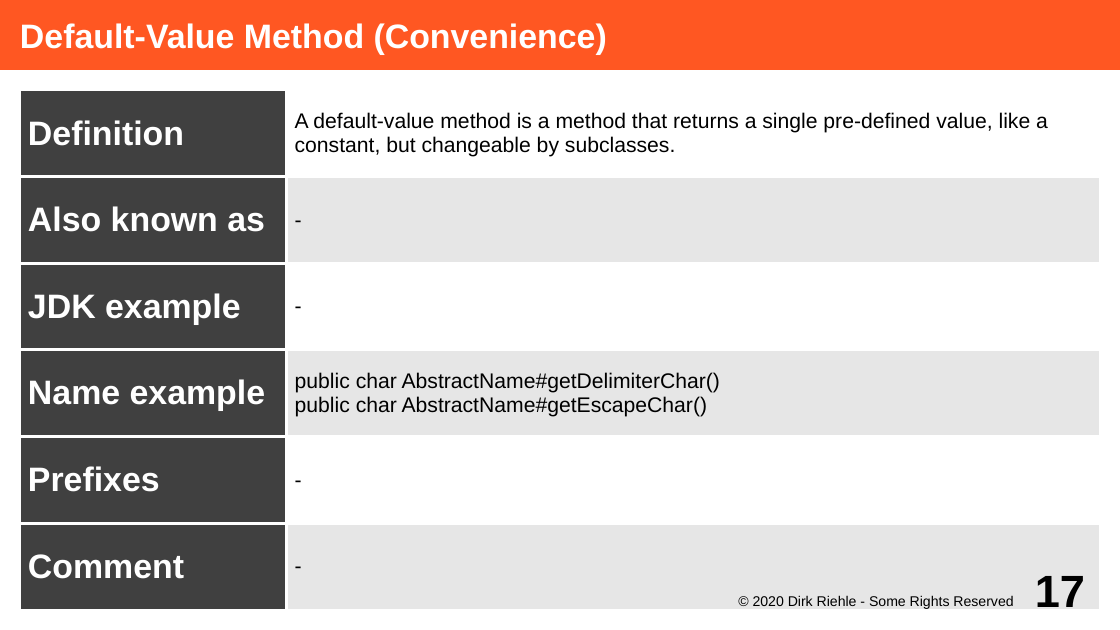
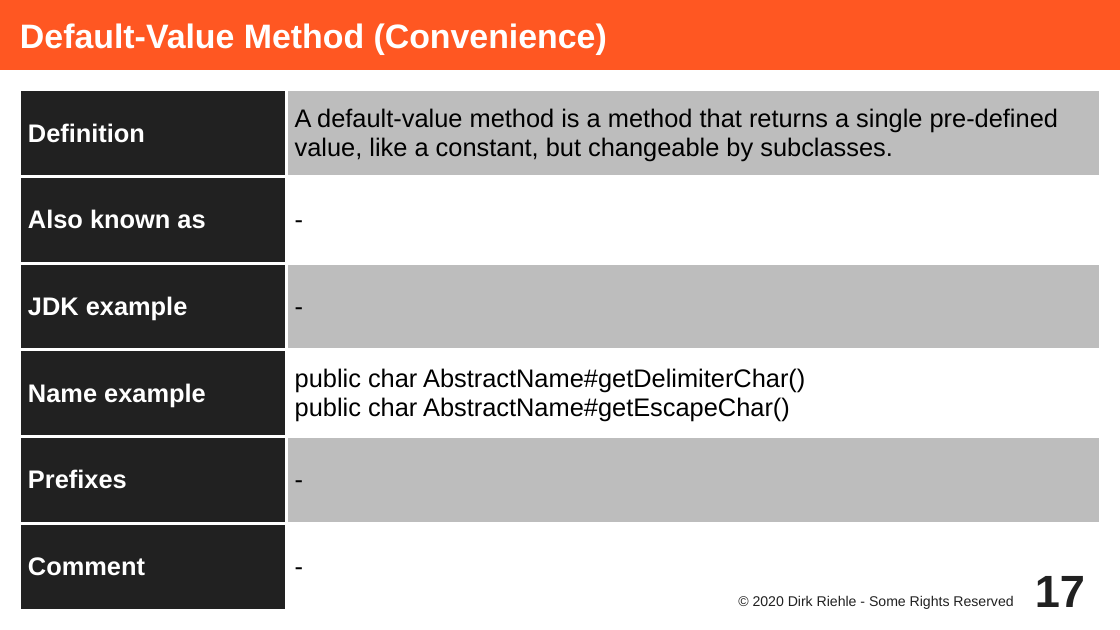
Before and after one commit to dirkriehle/adap-course, a slide deck: slide 17 of Lecture Slides/ADAP C02 - Method Properties.odp. Drawn at 1120x630 pixels with LibreOffice and Linux fonts; fonts in the diff are those of the drawing. Boxes give left, top, right and bottom in pixels: in the first picture for what was removed or moved away, otherwise in the second. Text is boxed around its words. In the diff, an @@ line names an element or a change of style, - is before the commit and + after.

```diff
--- a/Lecture Slides/ADAP C02 - Method Properties.odp
+++ b/Lecture Slides/ADAP C02 - Method Properties.odp
@@ table at (20, 90, 1101, 611) @@
@@ fill #404040 to #212121 in 6 cells @@
@@ fill #FFFFFF to #BDBDBD in 3 cells @@
@@ fill #E6E6E6 to #FFFFFF in 3 cells @@
@@ size 24 to 18 pt in "Definition", "Also known as", "JDK example", "Name example" and 2 more places @@
@@ size 15 to 18 pt in "A default-value method is a method that ...", "-", "-", "public char AbstractName#getDelimiterChar()" and 3 more places @@
@@ borders changed @@
@@ page number at (1035, 576, 1085, 607): text colour #000000 to #212121 @@
@@ text "© 2020 Dirk Riehle - ..." at (753, 595, 1013, 609): text colour #000000 to #212121 @@
```
Also in this commit, not shown: 19 other slides changed, 3 other files.
